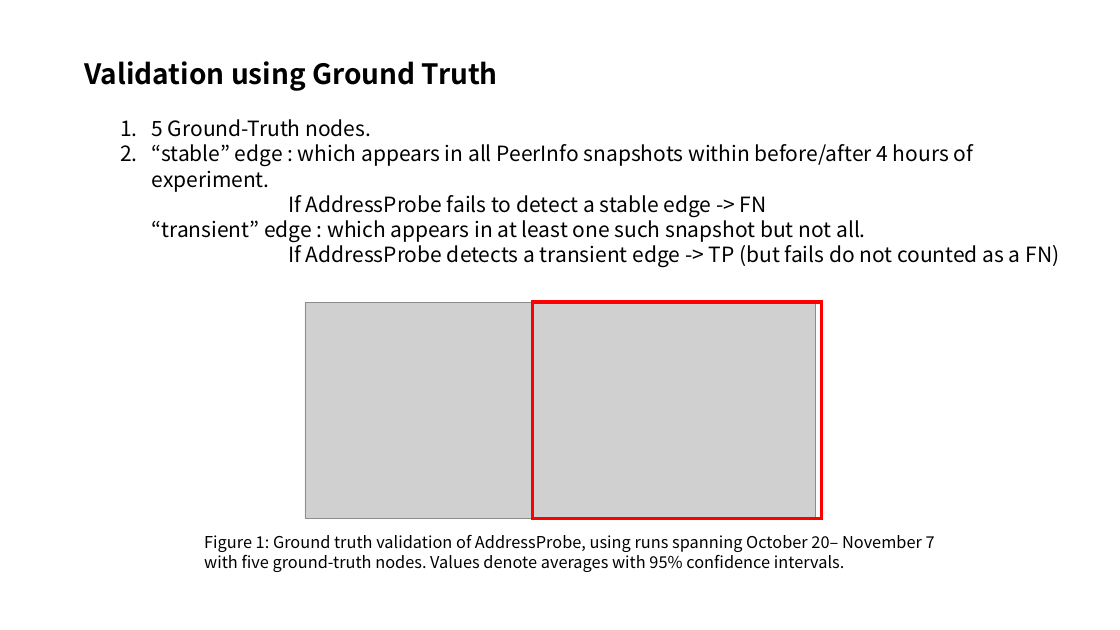
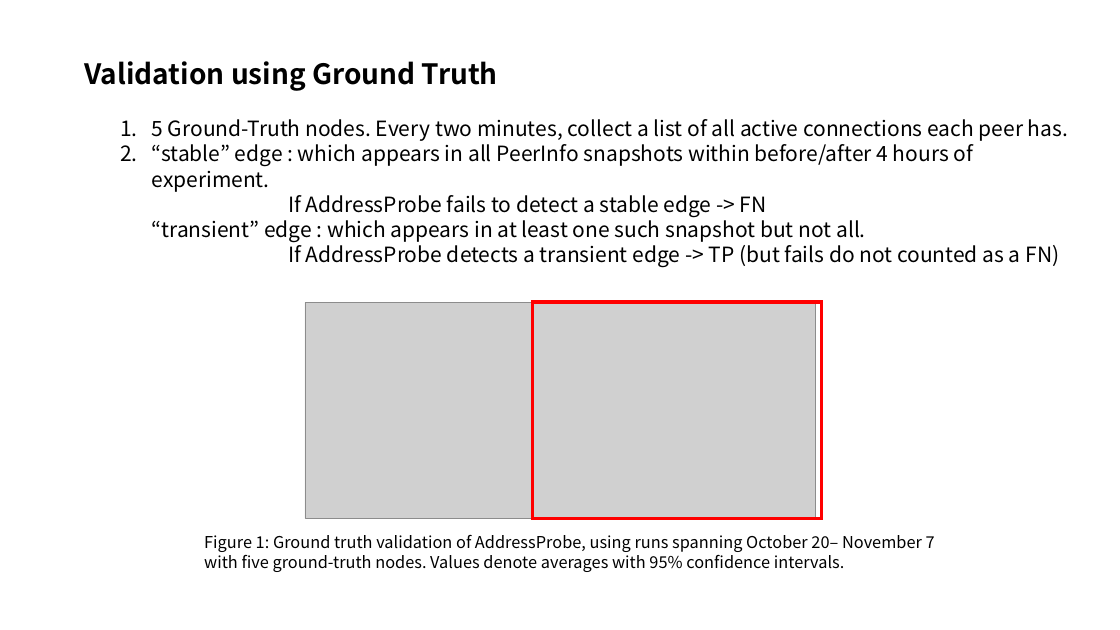
Before and after one commit to FelixSeol/paper, a slide deck: slide 13 of discovering/Discovering Bitcoin's Public topology.pptx (slide 14 before the commit). Drawn at 1120x630 pixels with LibreOffice and Linux fonts; fonts in the diff are those of the drawing; grey boxes stand for pictures. Boxes give left, top, right and bottom in pixels: in the first picture for what was removed or moved away, otherwise in the second. Text is boxed around its words. In the diff, an @@ line names an element or a change of style, - is before the commit and + after.

```diff
--- a/discovering/Discovering Bitcoin's Public topology.pptx
+++ b/discovering/Discovering Bitcoin's Public topology.pptx
@@ text at [152,119,1068,141]: text changed @@
-1. 5 Ground-Truth nodes.
+1. 5 Ground-Truth nodes. Every two minutes, collect a list of all active connections each peer has.
```
Also in this commit, not shown: 1 other slide changed, 3 slides added, 1 slide removed.
